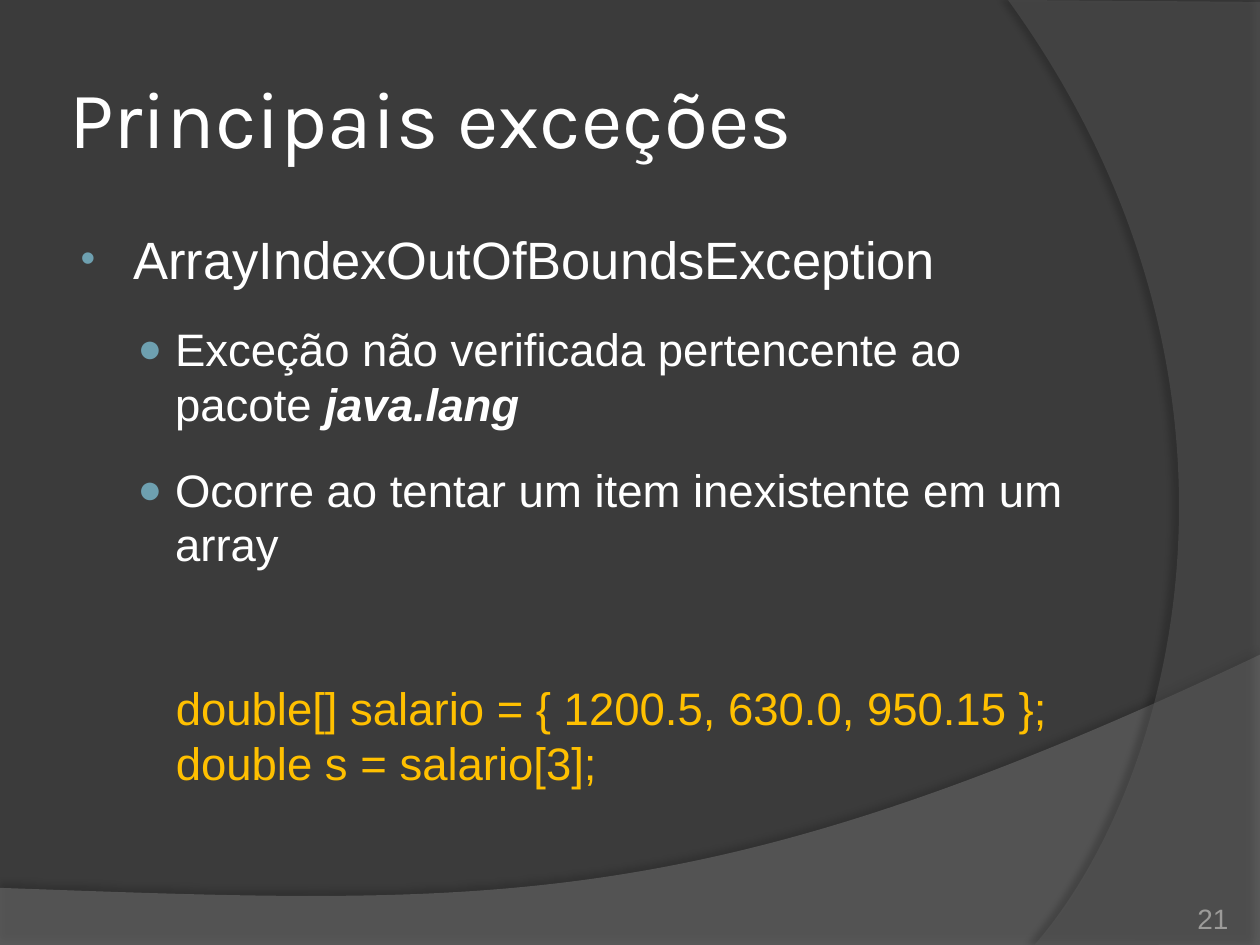
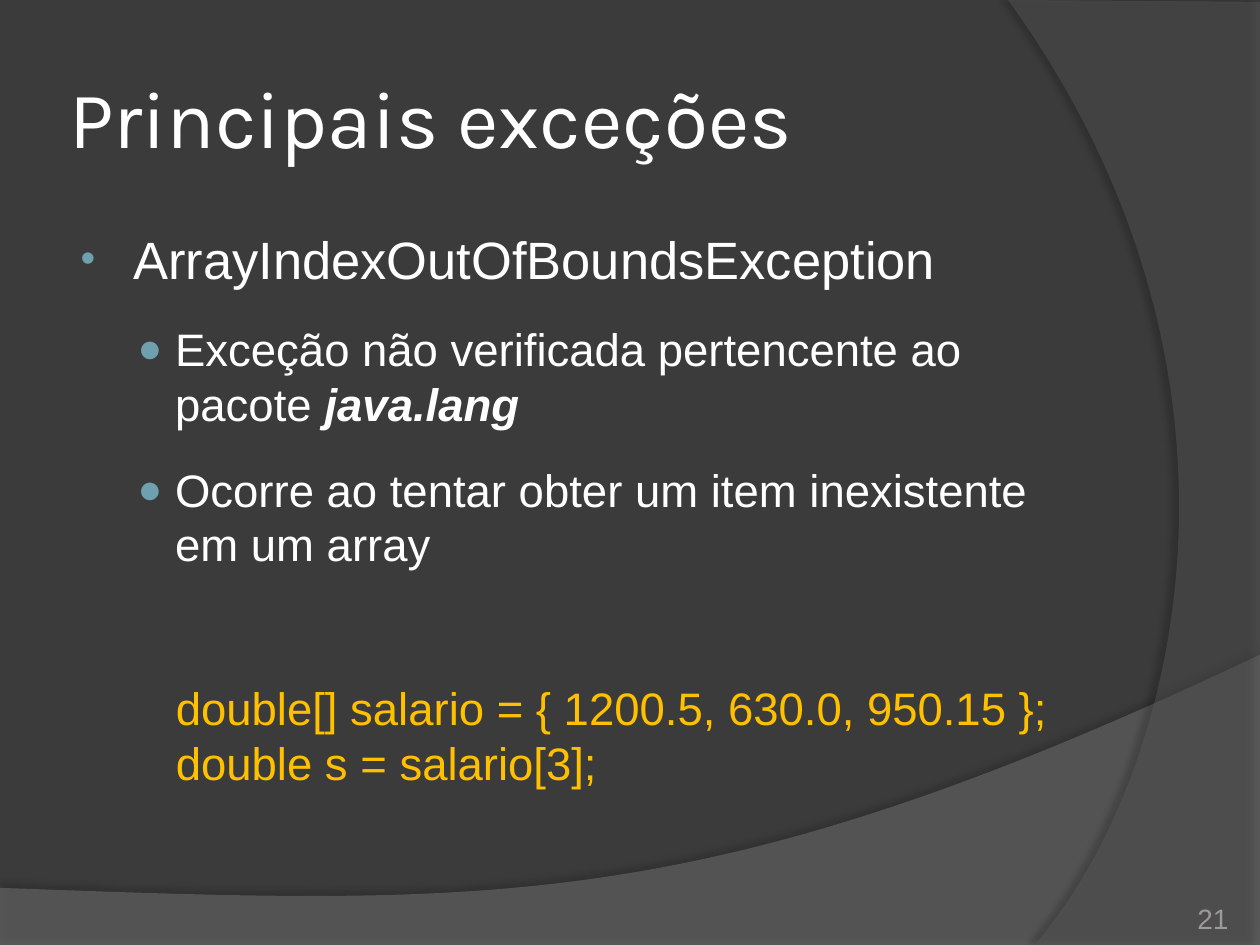
Before and after one commit to duchesqui/slzvieira-training, a slide deck: slide 21 of 2-Java-Programmer-Modulo-II/12.Capitulo06.pptx. Drawn at 1260x945 pixels with LibreOffice and Linux fonts; fonts in the diff are those of the drawing. Boxes give left, top, right and bottom in pixels: in the first picture for what was removed or moved away, otherwise in the second. Text is boxed around its words. In the diff, an @@ line names an element or a change of style, - is before the commit and + after.

```diff
--- a/2-Java-Programmer-Modulo-II/12.Capitulo06.pptx
+++ b/2-Java-Programmer-Modulo-II/12.Capitulo06.pptx
@@ text at bbox=[175, 474, 1026, 571]: text changed @@
-  ● Ocorre ao tentar um item inexistente em um array
+  ● Ocorre ao tentar obter um item inexistente em um array
```
Also in this commit, not shown: 2 other slides changed, 2 other files.
